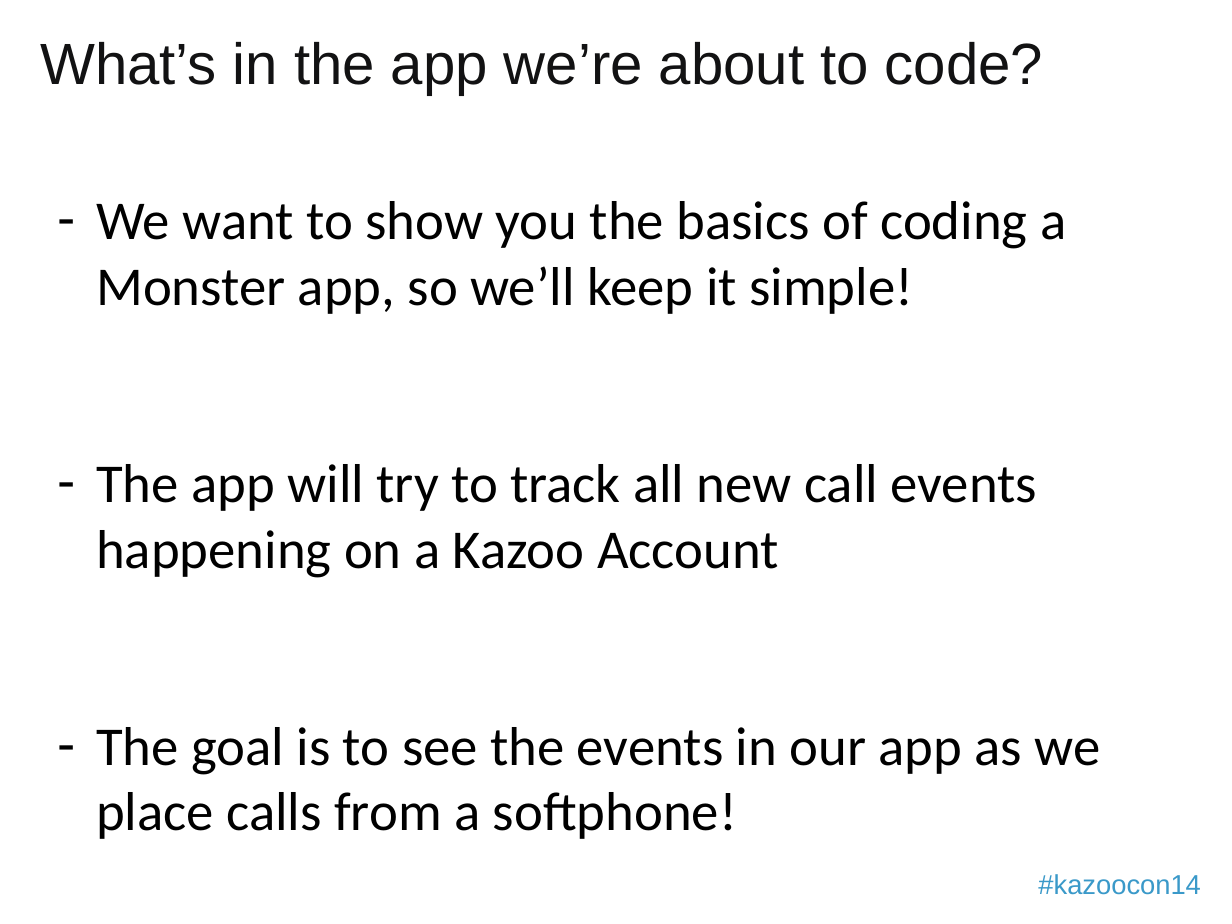
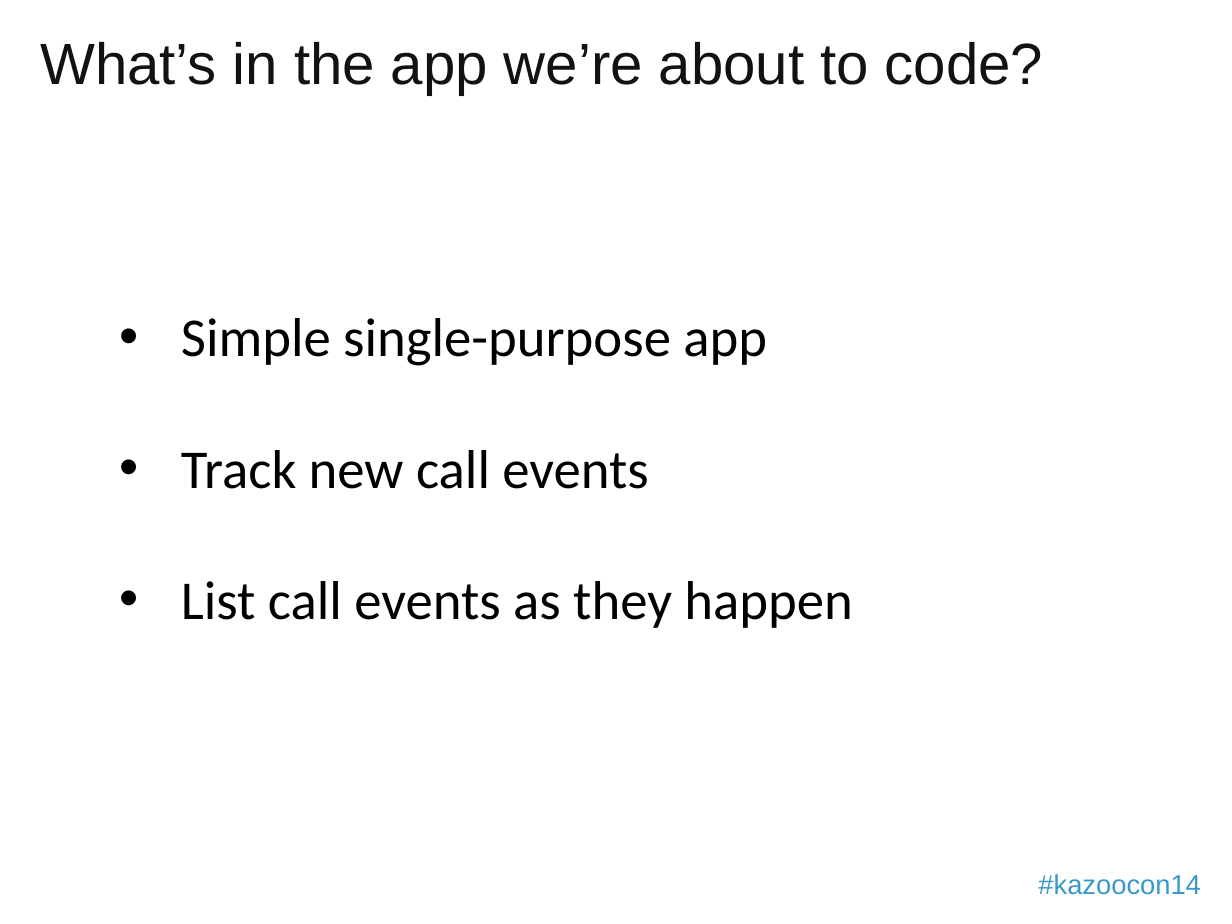
Before and after one commit to 2600hz/monster-ui, a slide deck: slide 5 of apps/demo_done/presentation.pptx. Drawn at 1232x924 pixels with LibreOffice and Linux fonts; fonts in the diff are those of the drawing; background and template pictures are left out. Boxes give left, top, right and bottom in pixels: in the first picture for what was removed or moved away, otherwise in the second. Text is boxed around its words. In the diff, an @@ line names an element or a change of style, - is before the commit and + after.

```diff
--- a/apps/demo_done/presentation.pptx
+++ b/apps/demo_done/presentation.pptx
@@ text at bbox=[181, 318, 852, 628]: text changed @@
-– We want to show you the basics of coding a Monster app, so we’ll keep it simple!
-– The app will try to track all new call events happening on a Kazoo Account
-– The goal is to see the events in our app as we place calls from a softphone!
+  • Simple single-purpose app
+  • Track new call events
+  • List call events as they happen
```
Also in this commit, not shown: 10 other slides changed.
